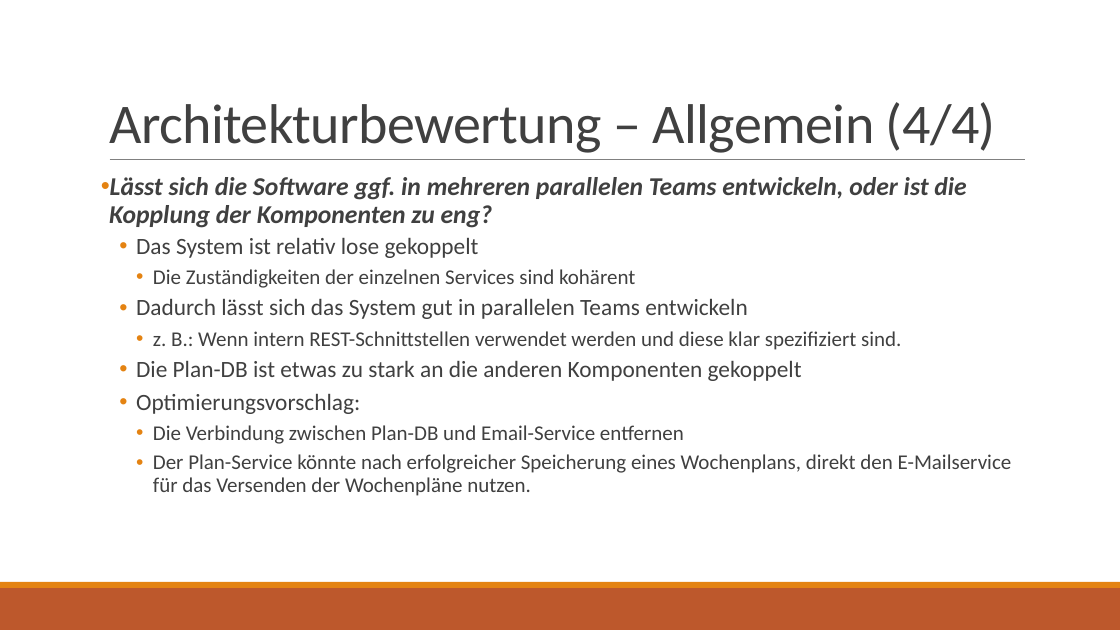
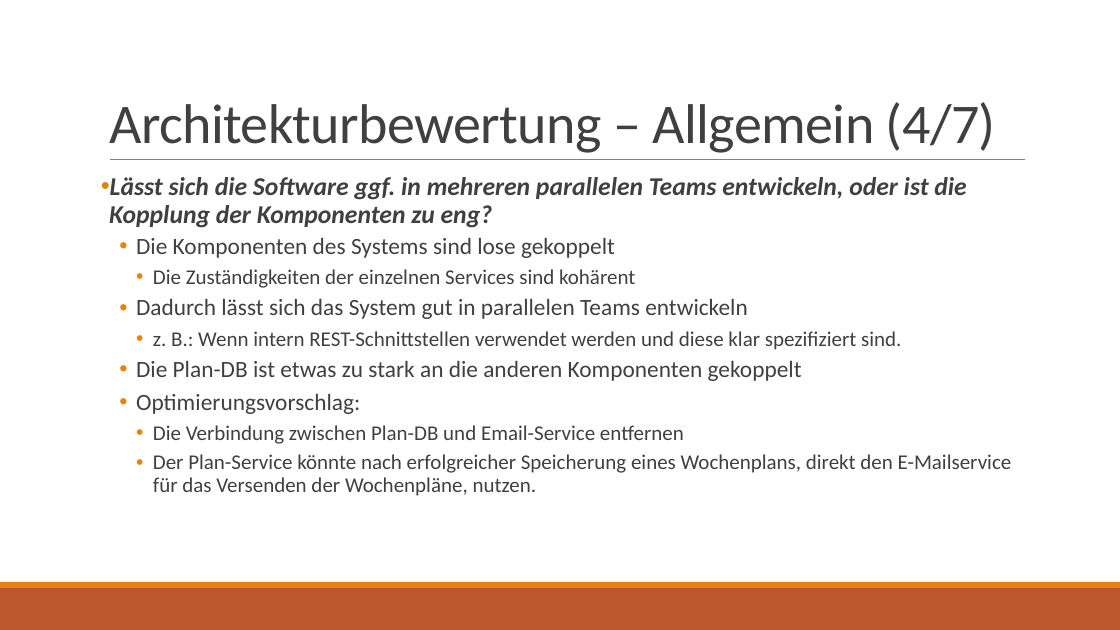
Before and after one commit to jnk111/AI_Praktikum, a slide deck: slide 12 of Aufgaben/P4/Loesung/Wochenplansoftware - Architekturbewertung.pptx. Drawn at 1120x630 pixels with LibreOffice and Linux fonts; fonts in the diff are those of the drawing. Boxes give left, top, right and bottom in pixels: in the first picture for what was removed or moved away, otherwise in the second. Text is boxed around its words. In the diff, an @@ line names an element or a change of style, - is before the commit and + after.

```diff
--- a/Aufgaben/P4/Loesung/Wochenplansoftware - Architekturbewertung.pptx
+++ b/Aufgaben/P4/Loesung/Wochenplansoftware - Architekturbewertung.pptx
@@ title at [109,102,996,153]: text changed @@
-Architekturbewertung – Allgemein (4/4)
+Architekturbewertung – Allgemein (4/7)
@@ text at [136,238,615,258]: text changed @@
-  • Das System ist relativ lose gekoppelt
+  • Die Komponenten des Systems sind lose gekoppelt
@@ text at [153,454,1012,496]: text changed @@
-    • Der Plan-Service könnte nach erfolgreicher Speicherung eines Wochenplans, direkt den E-Mailservice für das Versenden der Wochenpläne nutzen.
+    • Der Plan-Service könnte nach erfolgreicher Speicherung eines Wochenplans, direkt den E-Mailservice für das Versenden der Wochenpläne, nutzen.
```
Also in this commit, not shown: 11 other slides changed, 2 slides added, 1 other file.
